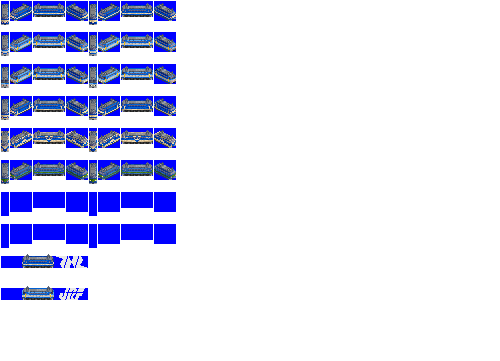
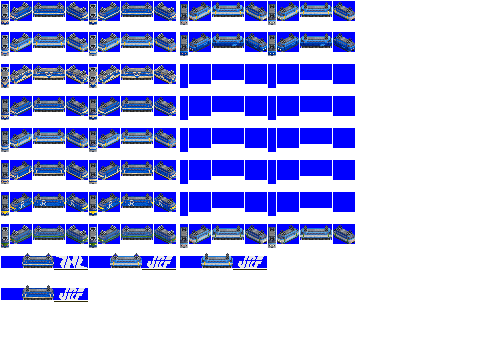
Layer changes from the first 500px x 361px image to the second:
added layer "overlay" above "pantos" over [2, 10, 348, 300]
added layer "pantos" above "cc" over [2, 2, 352, 291]
renamed "Pasted Layer #2" to "cc", painted on it over [1, 46, 355, 299]
renamed "Pasted Layer #1" to "ef66", painted on it over [1, 3, 355, 300]
painted on "Pasted Layer" over [54, 1, 355, 302]
